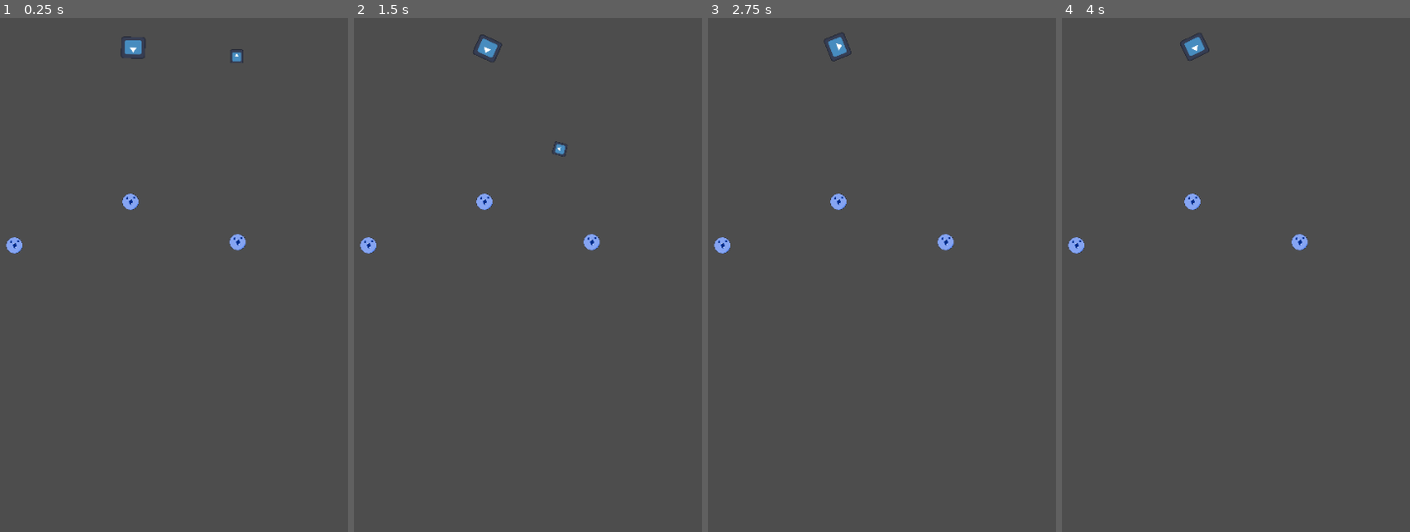
Above: before the commit, frames 1-4 (left to right).
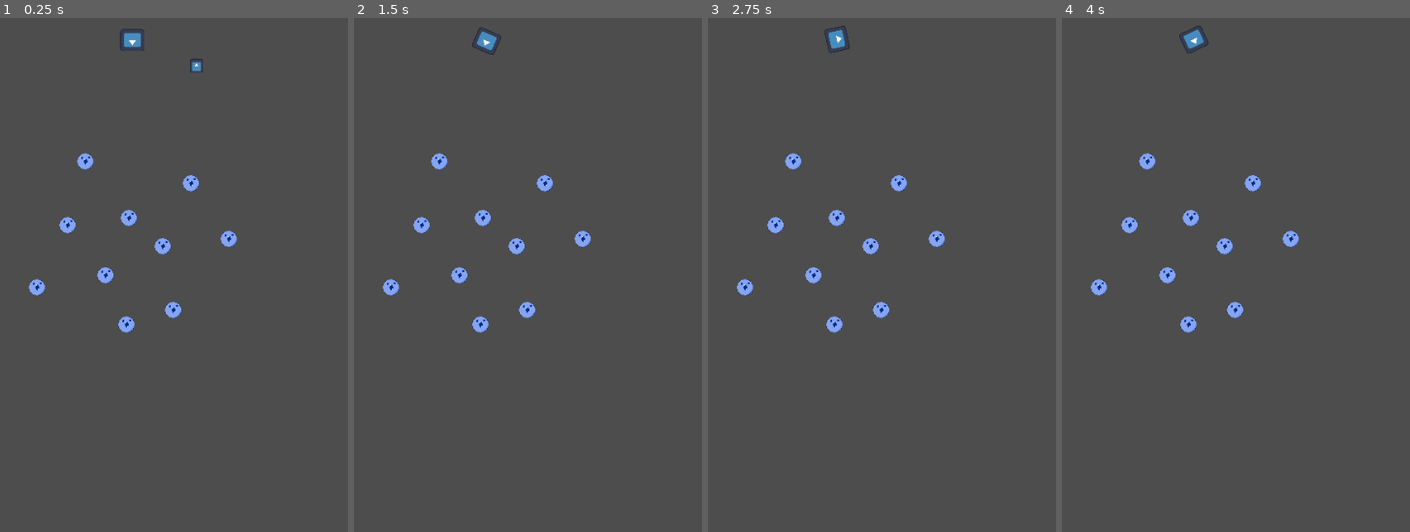
Above: after the commit, the same moments.

Repository: teachermanjeff/physics2025
Game: Godot game, scene res://playtest.tscn
Two runs of this game, one before a commit and one after it. Both use one fixed random seed, a clock stepped at 60 frames per second and the inputs below. The project has no main scene, so this scene is started directly. The engine's default icon, where the game draws it, is replaced by a stand-in: a white triangle on a blue panel in a dark square.
Inputs (mouse positions are in pixels of both pictures, inside the frame that each line leads up to):
- Up to frame 1 (0.25 s): no input
- Up to frame 2 (1.5 s): tap Enter at 0.5 s; move the mouse to (580, 161) at 0.52 s; press the mouse at (580, 161) at 0.53 s; move the mouse to (395, 239) at 1.27 s; release the mouse at (395, 239) at 1.28 s; click (395, 239) at 1.35 s
- Up to frame 3 (2.75 s): move the mouse to (882, 33) at 2.02 s; press the mouse at (882, 33) at 2.03 s
- Up to frame 4 (4 s): tap Space at 2.75 s; move the mouse to (1169, 357) at 2.77 s; release the mouse at (1169, 357) at 2.78 s; click (1169, 357) at 2.85 s; tap Enter at 3.5 s; move the mouse to (1323, 316) at 3.52 s; press the mouse at (1323, 316) at 3.53 s

The runs differ from the first frame. In frame 1, 1.9% of the frame differs, in the area x 1-71%, y 2-62%; in frame 2, 1.8%; in frame 3, 1.7%; in frame 4, 1.8%.
Error after the commit: Invalid type in function 'instantiate' in base 'PackedScene'. Cannot convert argument 1 from Object to int. (res://static_body_2d.gd:6)

Commit message:
added ball spawning

Diff:
--- a/bouncegame/playtest.tscn
+++ b/bouncegame/playtest.tscn
@@ -6,18 +6,44 @@
 
 [node name="playtest" type="Node2D"]
 
+[node name="cannon" parent="." instance=ExtResource("3_2iy5o")]
+position = Vector2(2, -199)
+
 [node name="Camera2D" type="Camera2D" parent="."]
+position = Vector2(2, 0)
 
 [node name="normal_peg" parent="." instance=ExtResource("1_qjlvb")]
+position = Vector2(0, 20)
 
 [node name="normal_peg" parent="normal_peg" instance=ExtResource("1_qjlvb")]
-position = Vector2(-144, 54)
+position = Vector2(-114, 86)
 
 [node name="normal_peg" parent="normal_peg/normal_peg" instance=ExtResource("1_qjlvb")]
-position = Vector2(277, -4)
+position = Vector2(238, -60)
+
+[node name="normal_peg2" parent="normal_peg/normal_peg" instance=ExtResource("1_qjlvb")]
+position = Vector2(169, 28)
+
+[node name="normal_peg3" parent="normal_peg/normal_peg" instance=ExtResource("1_qjlvb")]
+position = Vector2(85, -15)
+
+[node name="normal_peg4" parent="normal_peg/normal_peg" instance=ExtResource("1_qjlvb")]
+position = Vector2(38, -77)
+
+[node name="normal_peg2" parent="normal_peg" instance=ExtResource("1_qjlvb")]
+position = Vector2(-114, 86)
+
+[node name="normal_peg" parent="normal_peg/normal_peg2" instance=ExtResource("1_qjlvb")]
+position = Vector2(191, -129)
+
+[node name="normal_peg2" parent="normal_peg/normal_peg2" instance=ExtResource("1_qjlvb")]
+position = Vector2(156, -51)
+
+[node name="normal_peg3" parent="normal_peg/normal_peg2" instance=ExtResource("1_qjlvb")]
+position = Vector2(111, 46)
+
+[node name="normal_peg4" parent="normal_peg/normal_peg2" instance=ExtResource("1_qjlvb")]
+position = Vector2(60, -156)
 
 [node name="ball" parent="." instance=ExtResource("2_e2qus")]
-position = Vector2(132, -209)
-
-[node name="StaticBody2D" parent="." instance=ExtResource("3_2iy5o")]
-position = Vector2(1, -190)
+position = Vector2(84, -197)
--- a/bouncegame/static_body_2d.gd
+++ b/bouncegame/static_body_2d.gd
@@ -1,3 +1,7 @@
 extends StaticBody2D
+var projectile = preload("res://ball.tscn")
 func _process(delta):
 	look_at(get_global_mouse_position())
+	if Input.is_action_pressed("left click"):
+		var new_projectile = projectile.instantiate(projectile)
+		get_parent().add_child(new_projectile)
